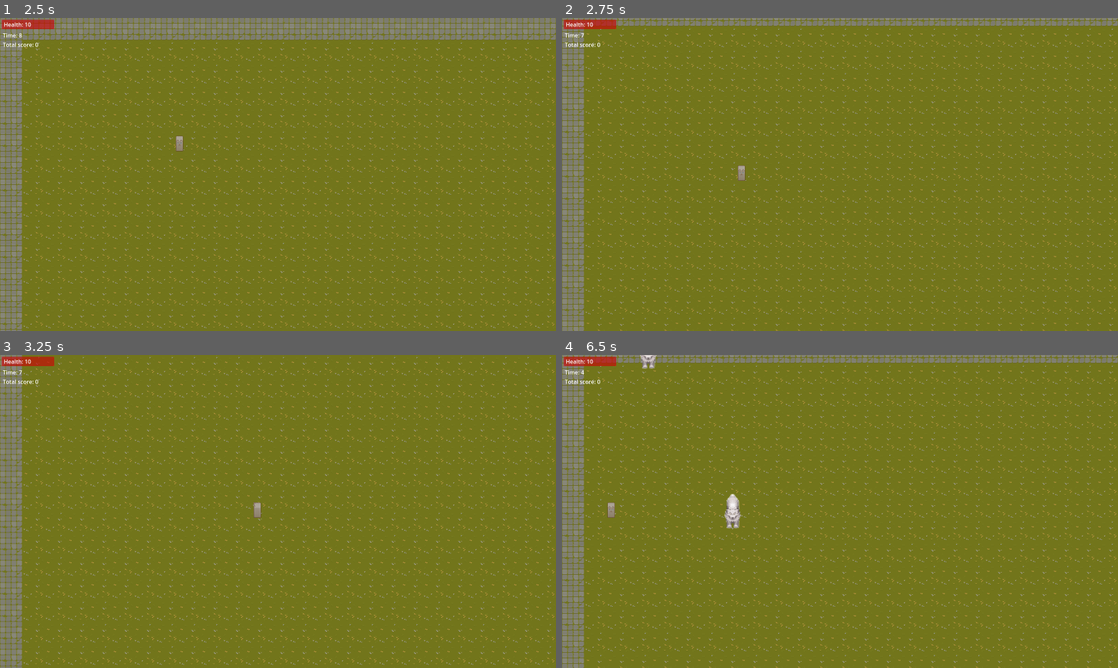
Above: before the commit, frames 1-4 (two rows, left to right).
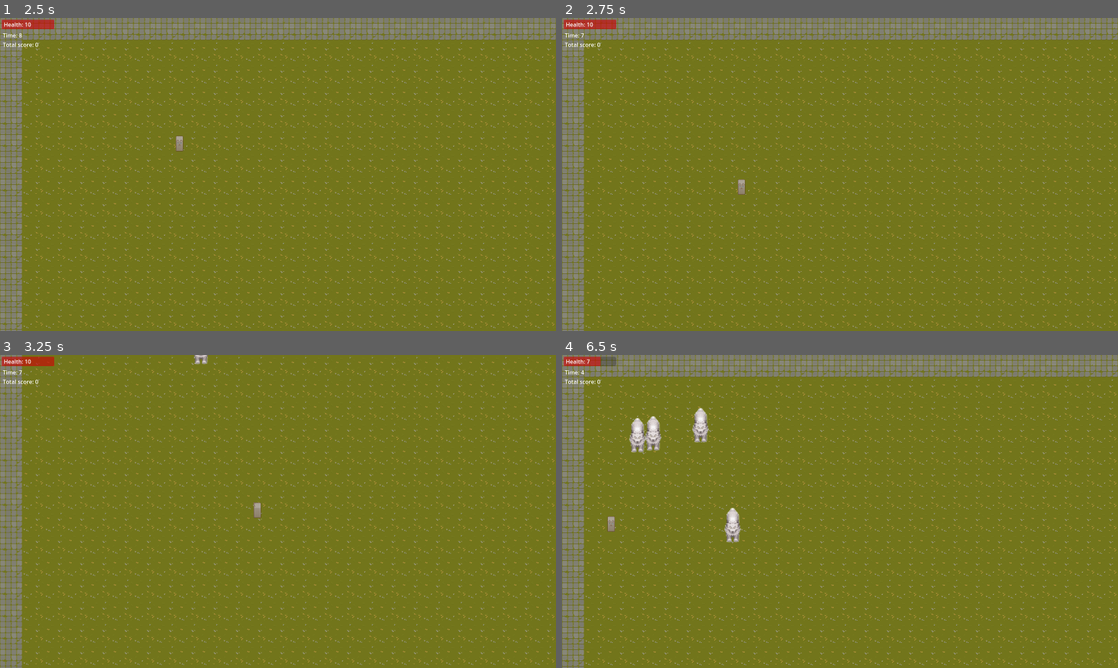
Above: after the commit, the same moments.

Repository: Huve/minor_inconvenience
Game: Godot game, scene res://StartMenu.tscn
Two runs of this game, one before a commit and one after it. Both use one fixed random seed, a clock stepped at 60 frames per second and the inputs below.
Inputs:
- Up to frame 1 (2.5 s): click "Start Game" at 0.5 s; tap Enter at 1.25 s; hold Right (ui_right) 1.28-2.03 s; hold Down (ui_down) from 2.03 s (still down)
- Up to frame 2 (2.75 s): keep holding Down (ui_down)
- Up to frame 3 (3.25 s): release Down (ui_down) at 2.78 s; hold Right (ui_right) from 2.78 s (still down)
- Up to frame 4 (6.5 s): release Right (ui_right) at 3.53 s; hold Up (ui_up) 3.53-4.28 s; hold Left (ui_left) 4.28-5.78 s; hold Down (ui_down) from 5.78 s (still down)

Frame 1 is identical in both runs. In frame 2, 13% of the frame differs, in the area x 0-100%, y 0-100%; in frame 3, less than 0.1%; in frame 4, 14%.

Commit message:
Add health bar and enemy damage

Diff:
--- a/Game.tscn
+++ b/Game.tscn
@@ -142,6 +142,8 @@
 "player_movement_3": SubResource("Animation_osodt")
 }
 
+[sub_resource type="RectangleShape2D" id="RectangleShape2D_01btm"]
+
 [node name="Game" type="Node2D"]
 script = ExtResource("1_vbgrm")
 
@@ -174,7 +176,14 @@
 position = Vector2(0, 2)
 limit_left = 0
 limit_top = 0
+position_smoothing_enabled = true
+position_smoothing_speed = 10.0
 script = ExtResource("6_xnst2")
+
+[node name="PlayerHitBox" type="Area2D" parent="PlayerCharacterBody2D"]
+
+[node name="CollisionShape2D" type="CollisionShape2D" parent="PlayerCharacterBody2D/PlayerHitBox"]
+shape = SubResource("RectangleShape2D_01btm")
 
 [node name="GameControlNode" type="Control" parent="."]
 layout_mode = 3
@@ -221,4 +230,5 @@
 [node name="EnemySpawnNode" type="Node2D" parent="."]
 script = ExtResource("10_n7cxs")
 
+[connection signal="area_entered" from="PlayerCharacterBody2D/PlayerHitBox" to="PlayerCharacterBody2D" method="_on_player_hit_box_area_entered"]
 [connection signal="timeout" from="GameControlNode/LevelTimer" to="GameControlNode" method="_on_level_timer_timeout"]
--- a/HealthBar.gd
+++ b/HealthBar.gd
@@ -9,5 +9,8 @@
 
 
 # Called every frame. 'delta' is the elapsed time since the previous frame.
-func _process(delta):
+func _process(_delta):
 	pass
+
+func updateHealth():
+	pass
--- a/PlayerCharacterBody2D.gd
+++ b/PlayerCharacterBody2D.gd
@@ -2,11 +2,13 @@
 
 @onready var _animation_player = $PlayerAnimationPlayer
 @onready var GameInfo = $"../GameInfoNode"
+@onready var GameControl = $"../GameControlNode"
 
 const SPEED = 500.0
 
 # Get the gravity from the project settings to be synced with RigidBody nodes.
 var gravity = ProjectSettings.get_setting("physics/2d/default_gravity")
+
 
 func _process(_delta):
 	if Input.is_action_pressed("ui_right"):
@@ -19,6 +21,13 @@
 		_animation_player.play("player_movement_1")
 	else:
 		_animation_player.stop()
+
+
+func handle_collision():
+	for i in get_slide_collision_count():
+		var collision = get_slide_collision(i)
+		var collider = collision.get_collider()
+
 
 func _physics_process(_delta):
 
@@ -33,6 +42,13 @@
 
 	# Move the character.
 	var _collision = move_and_slide()
-	#move_and_collide(velocity * delta)
-	#if _collision:
-	#	print("I collided with ", _collision.get_collider().name)
+	handle_collision()
+
+
+func _on_player_hit_box_area_entered(area):
+	if area.name == "HitBox":
+		var parent = area.get_parent()
+		print(parent.damage)
+		GameInfo.player_health = GameInfo.player_health - parent.damage
+		GameControl.set_health_bar()
+		GameControl.set_health_label()
--- a/enemy.tscn
+++ b/enemy.tscn
@@ -1,7 +1,10 @@
-[gd_scene load_steps=9 format=3 uid="uid://wbve38omeo7j"]
+[gd_scene load_steps=10 format=3 uid="uid://wbve38omeo7j"]
 
 [ext_resource type="Texture2D" uid="uid://lth60ow11pbe" path="res://wolf_sprite_mod.png" id="1_h6ex5"]
 [ext_resource type="Script" path="res://wolfEnemy.gd" id="1_ugmvh"]
+
+[sub_resource type="RectangleShape2D" id="RectangleShape2D_6rjkc"]
+size = Vector2(28, 89)
 
 [sub_resource type="Animation" id="Animation_f2euc"]
 resource_name = "walkDown"
@@ -83,6 +86,8 @@
 size = Vector2(28, 85)
 
 [node name="wolfEnemy" type="CharacterBody2D"]
+collision_layer = 2
+collision_mask = 2
 script = ExtResource("1_ugmvh")
 
 [node name="Sprite2D" type="Sprite2D" parent="."]
@@ -90,6 +95,12 @@
 texture = ExtResource("1_h6ex5")
 hframes = 4
 vframes = 4
+
+[node name="HitBox" type="Area2D" parent="."]
+
+[node name="CollisionBox" type="CollisionShape2D" parent="HitBox"]
+position = Vector2(1, 4.5)
+shape = SubResource("RectangleShape2D_6rjkc")
 
 [node name="WolfAnimationPlayer" type="AnimationPlayer" parent="."]
 libraries = {
--- a/wolfEnemy.gd
+++ b/wolfEnemy.gd
@@ -3,6 +3,7 @@
 @export var MAX_SPEED = 200
 @onready var GameInfo = $"../GameInfoNode"
 var target_position
+var damage = 1
 
 func _process(_delta):
 	var direction = get_direction_to_player()
Not shown: 1 places in Game.tscn that only renumber resources
